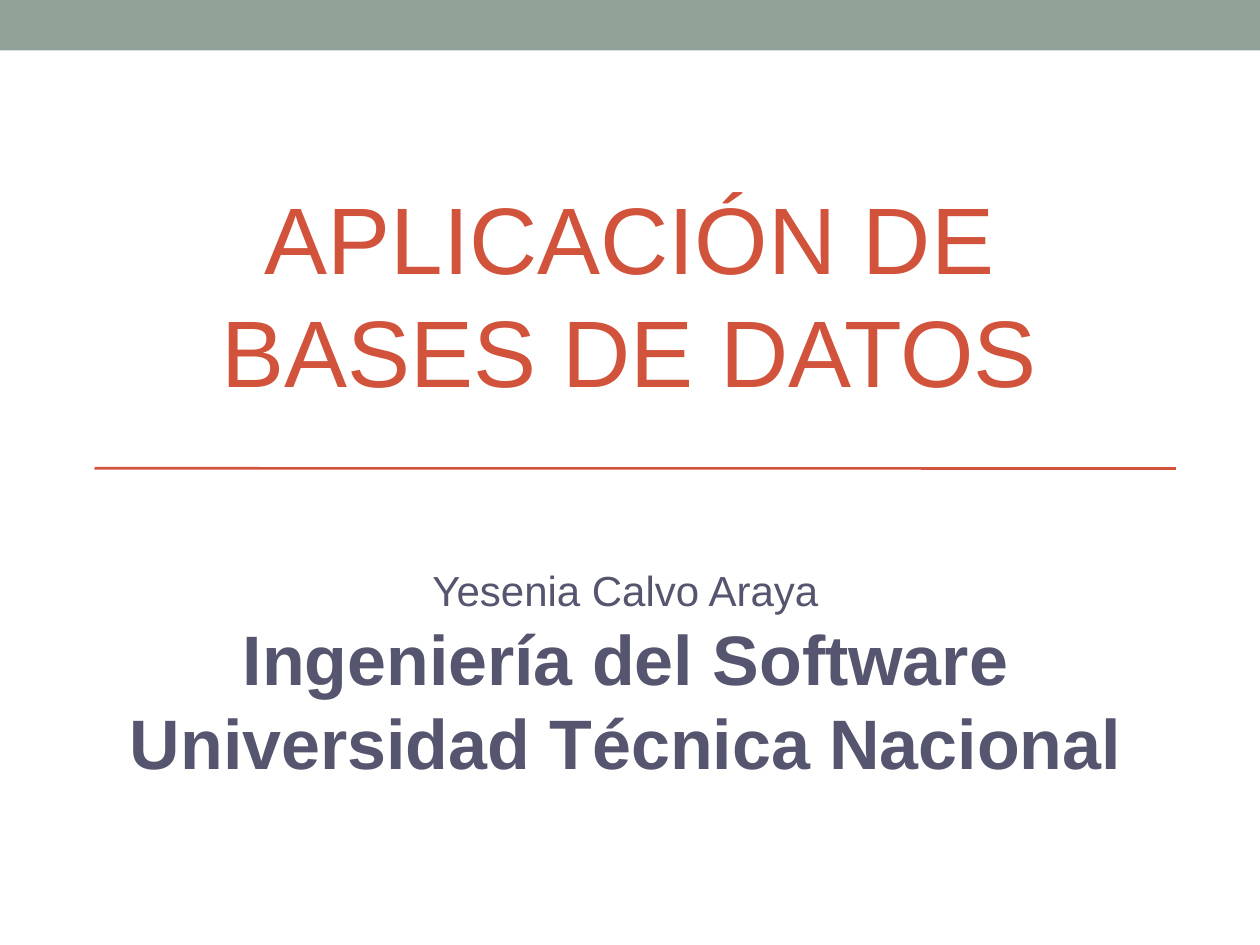
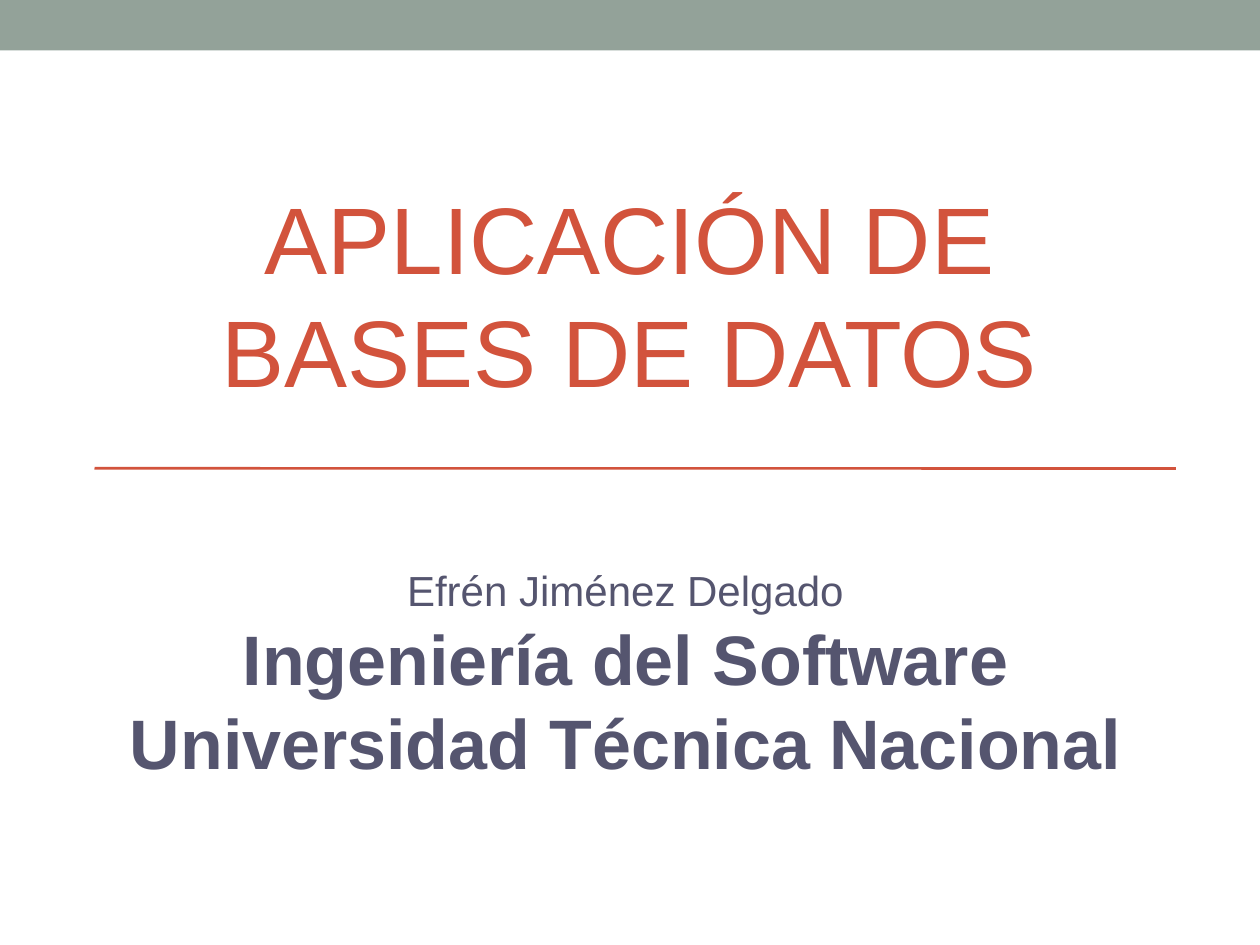
Before and after one commit to ejimenezdelgado/aplicacion_base_datos_I_cuati_2016, a slide deck: slide 1 of Semana 5/Clase 5.pptx. Drawn at 1260x945 pixels with LibreOffice and Linux fonts; fonts in the diff are those of the drawing. Boxes give left, top, right and bottom in pixels: in the first picture for what was removed or moved away, otherwise in the second. Text is boxed around its words. In the diff, an @@ line names an element or a change of style, - is before the commit and + after.

Commit message:
Clase 5 update

```diff
--- a/Semana 5/Clase 5.pptx
+++ b/Semana 5/Clase 5.pptx
@@ subtitle at (x1=407, y1=575, x2=843, y2=615): text changed @@
-Yesenia Calvo Araya
+Efrén Jiménez Delgado
```
